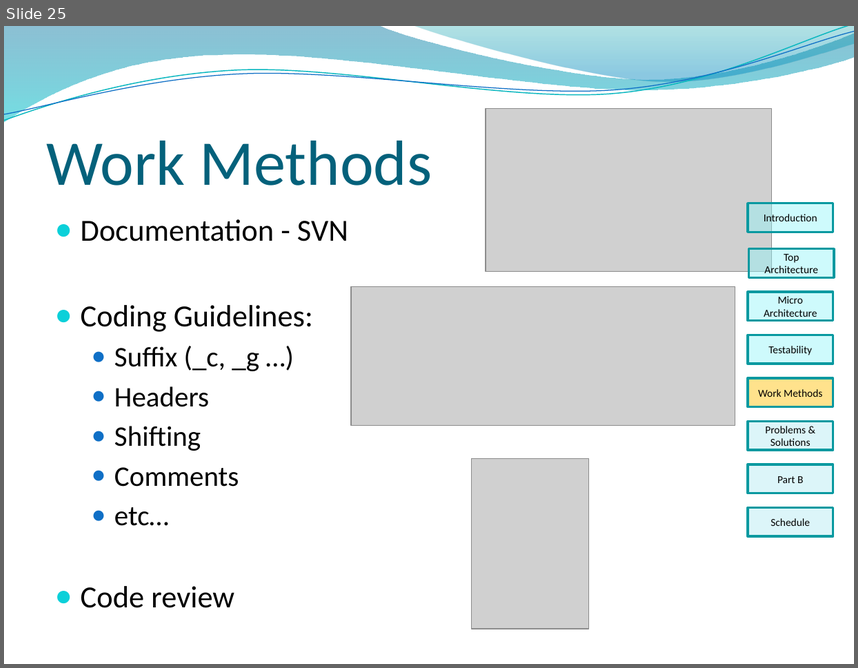
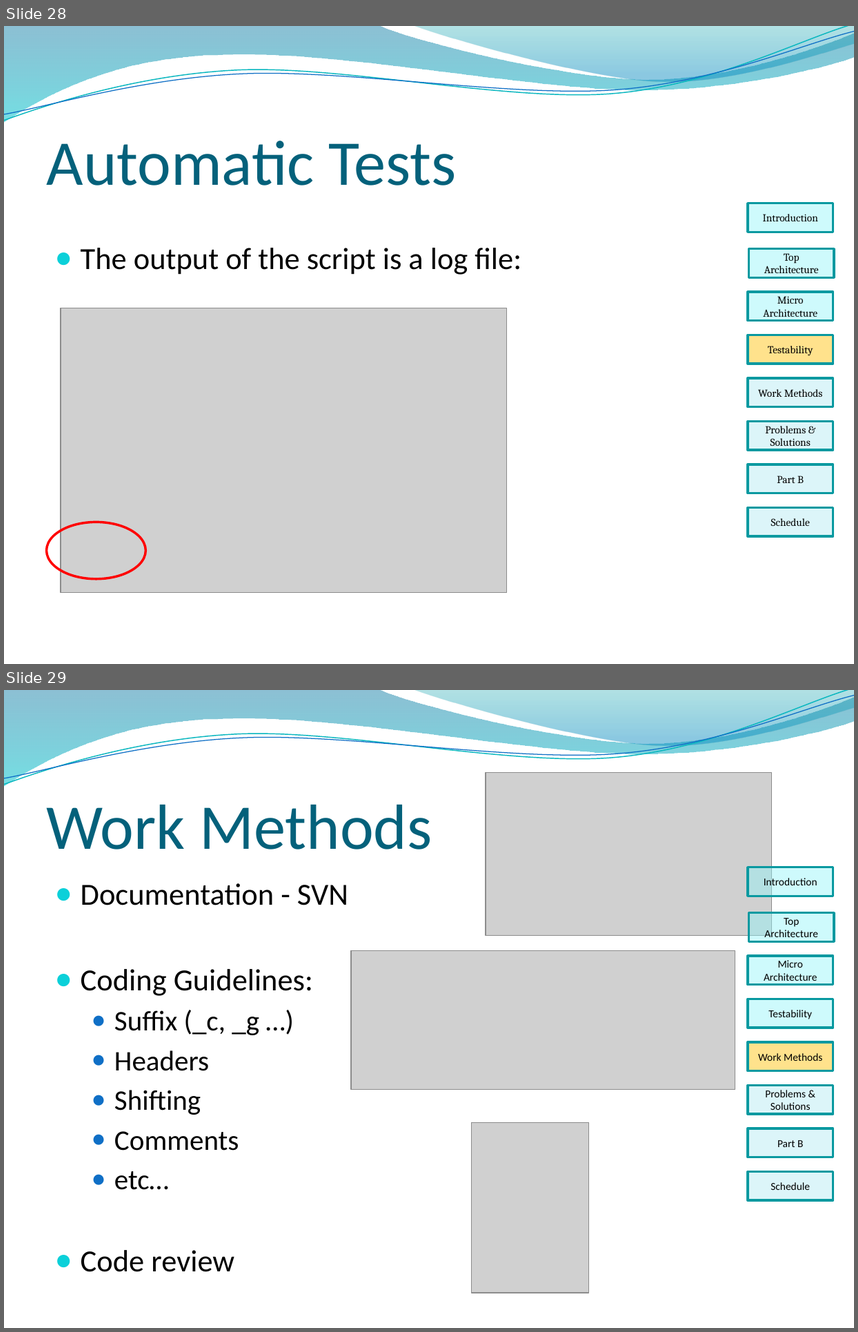
Before and after one commit to sandro6579/symbol-generator, a slide deck: Presentation/part_A_final/Final_Presentation_Part_A.pptx. Shown one above the other, each under a label of ours: slide 25 before the commit, slides 28 and 29 after it. The pictures are 858x668 and 858x1332 pixels, drawn with LibreOffice and Linux fonts; fonts in the diff are those of the drawing; grey boxes stand for pictures; background and template pictures are left out. Boxes give left, top, right and bottom in pixels: in the first picture for what was removed or moved away, otherwise in the second. Text is boxed around its words. In the diff, an @@ line names an element or a change of style, - is before the commit and + after.

```diff
--- a/Presentation/part_A_final/Final_Presentation_Part_A.pptx
+++ b/Presentation/part_A_final/Final_Presentation_Part_A.pptx
@@ slide 28 added at (x1=4, y1=26, x2=854, y2=664), background picture (left out); not listed: 4 template elements that a slide beside it also shows @@
@@ title added at (x1=47, y1=141, x2=457, y2=185), 54 pt, text #04617B @@
+Automatic Tests
@@ text added at (x1=81, y1=247, x2=522, y2=274), 26 pt, text #000000 @@
+● The output of the script is a log file:
@@ picture added at (x1=61, y1=308, x2=507, y2=592) @@
@@ ellipse added at (x1=47, y1=521, x2=146, y2=579), outline #FF0000 2 pt @@
@@ group added at (x1=748, y1=203, x2=833, y2=536): 8 rectangles @@
+Introduction
+Top Architecture
+Micro Architecture
+Testability
+Work Methods
+Problems & Solutions
+Part B
+Schedule
@@ what was slide 25 is now slide 29 @@
```
Also in this commit, not shown: 5 slides changed, 3 other slides added, 3 other files.
